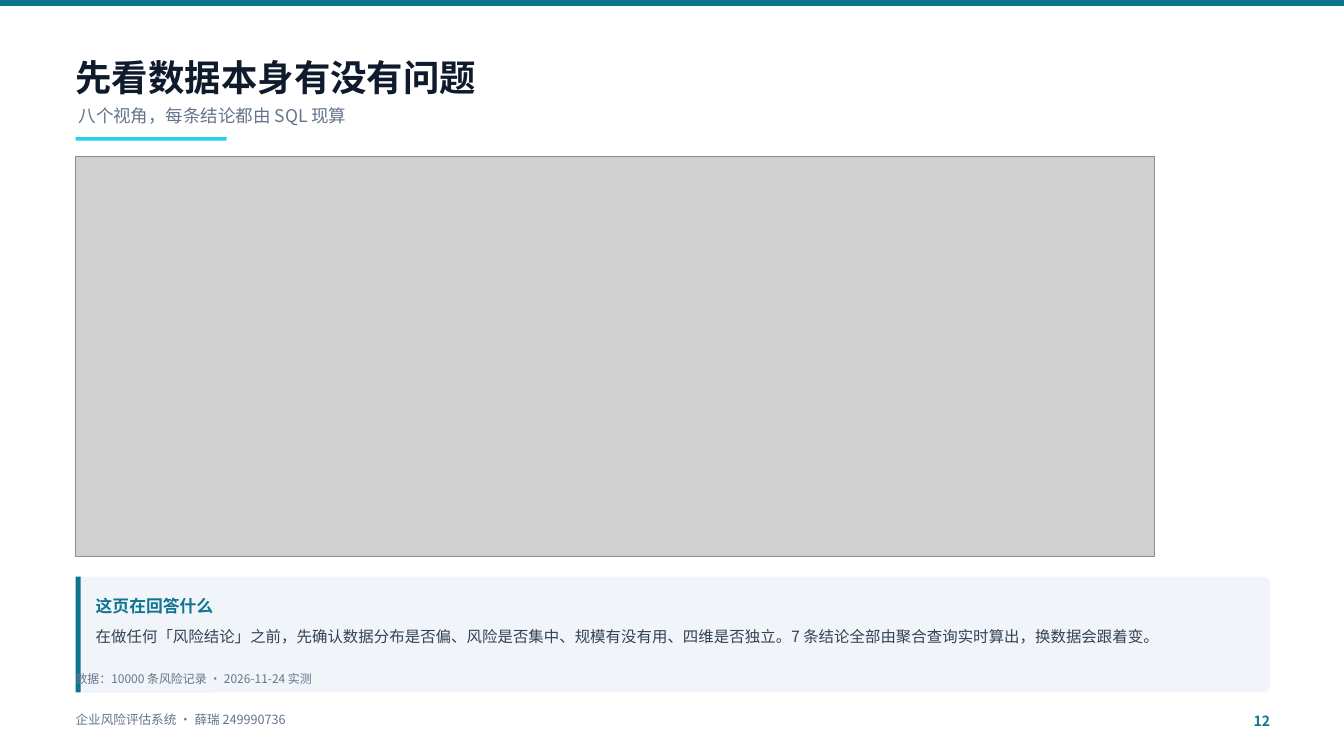
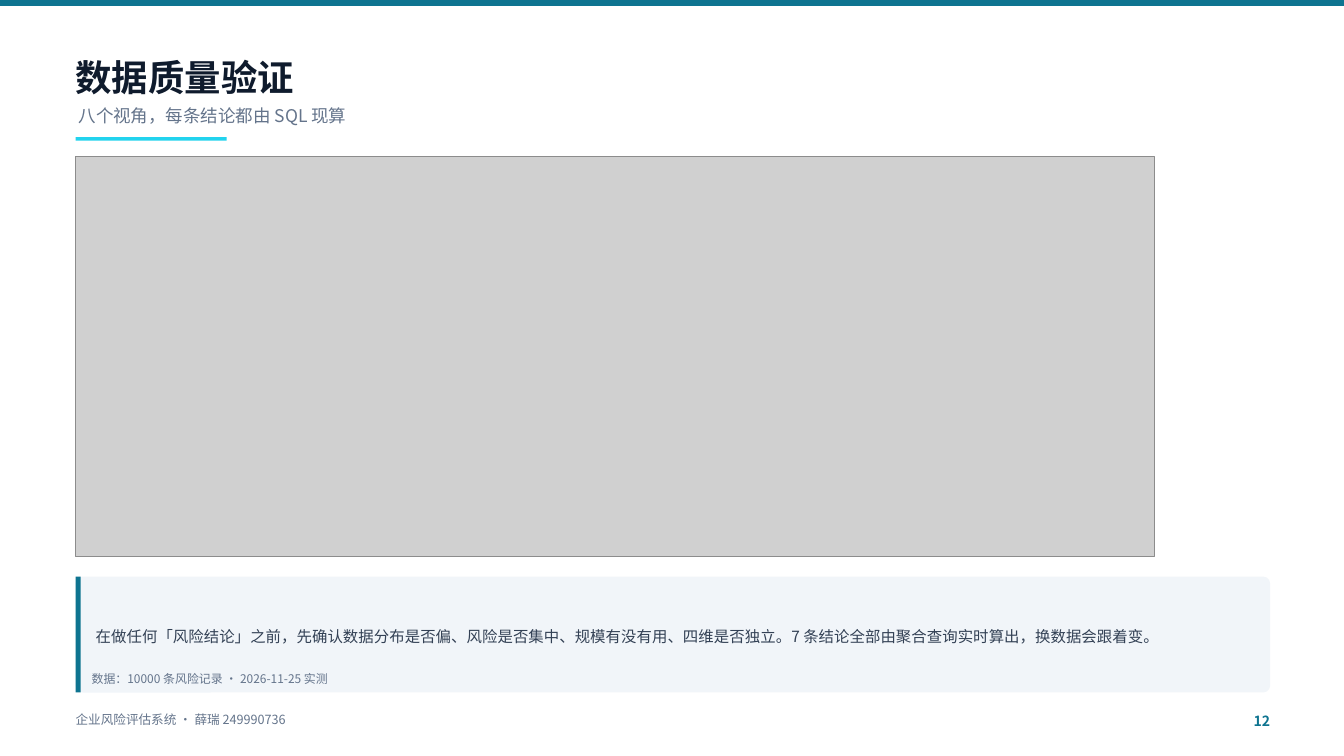
Before and after one commit to pythonlearnerX/enterprise-risk-assessment, a slide deck: slide 12 of 课次/项目17-答辩PPT/企业风险评估系统-答辩汇报-v3.pptx. Drawn at 1344x756 pixels with LibreOffice and Linux fonts; fonts in the diff are those of the drawing; grey boxes stand for pictures. Boxes give left, top, right and bottom in pixels: in the first picture for what was removed or moved away, otherwise in the second. Text is boxed around its words. In the diff, an @@ line names an element or a change of style, - is before the commit and + after.

```diff
--- a/课次/项目17-答辩PPT/企业风险评估系统-答辩汇报-v3.pptx
+++ b/课次/项目17-答辩PPT/企业风险评估系统-答辩汇报-v3.pptx
@@ text at (76,60,294,95): text changed @@
-先看数据本身有没有问题
+数据质量验证
@@ text removed at (96,597,213,614) @@
-这页在回答什么
@@ text at (92,673,328,684): text changed @@
-数据：10000 条风险记录 · 2026-11-24 实测
+数据：10000 条风险记录 · 2026-11-25 实测
```
Also in this commit, not shown: 12 other slides changed, 11 other files.
